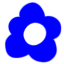
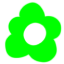
Comparing the layer stacks of the two (64, 64) images. Changes:
painted on "ROUGE copie 3" over left=4, top=1, right=63, bottom=64
